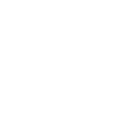
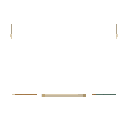
The second 128 × 128 image is a revision of the first. Changes to its layers:
added layer "Layer 2" above "Layer 1" over [10, 24, 118, 97]
